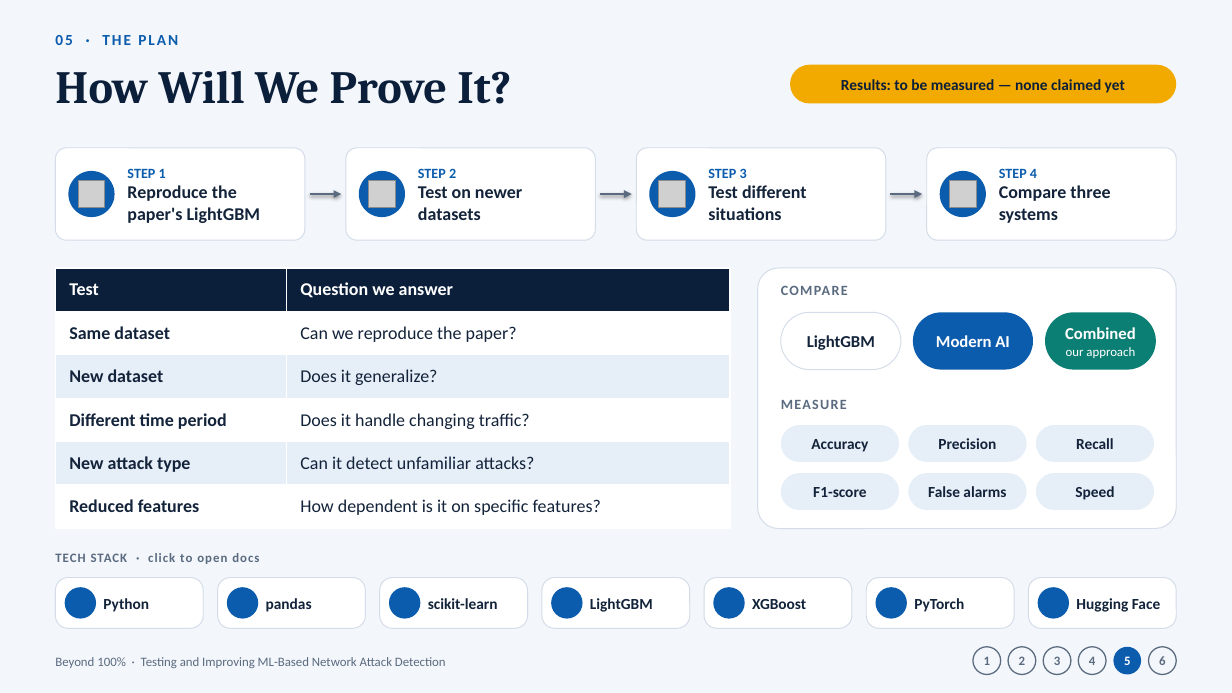
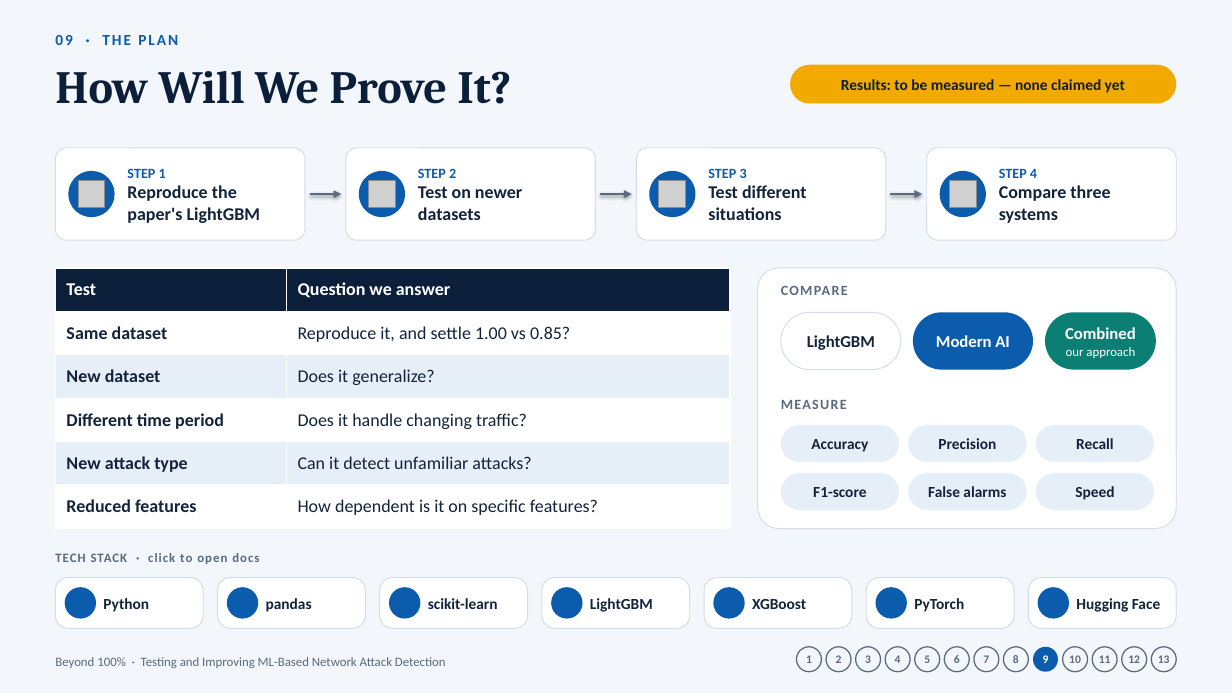
Before and after one commit to hotaro6754/hotaro6754, a slide deck: slide 9 of beyond-100/Beyond_100.pptx (slide 5 before the commit). Drawn at 1232x693 pixels with LibreOffice and Linux fonts; fonts in the diff are those of the drawing; grey boxes stand for pictures; background and template pictures are left out. Boxes give left, top, right and bottom in pixels: in the first picture for what was removed or moved away, otherwise in the second. Text is boxed around its words. In the diff, an @@ line names an element or a change of style, - is before the commit and + after.

```diff
--- a/beyond-100/Beyond_100.pptx
+++ b/beyond-100/Beyond_100.pptx
@@ text at (55, 35, 178, 45): text changed @@
-05 · THE PLAN
+09 · THE PLAN
@@ table at (55, 268, 730, 529) @@
-row 2, column 2: Can we reproduce the paper?
+row 2, column 2: Reproduce it, and settle 1.00 vs 0.85?
@@ ellipse "1": place and size @@
-ellipse "1" at (973, 647, 1001, 675)
+ellipse "1" at (797, 647, 822, 672)
@@ ellipse "2": place and size @@
-ellipse "2" at (1008, 647, 1036, 675)
+ellipse "2" at (826, 647, 851, 672)
@@ ellipse "3": place and size @@
-ellipse "3" at (1043, 647, 1071, 675)
+ellipse "3" at (856, 647, 881, 672)
@@ ellipse "4": place and size @@
-ellipse "4" at (1079, 647, 1106, 675)
+ellipse "4" at (885, 647, 910, 672)
@@ ellipse "5": place and size @@
-ellipse "5" at (1114, 647, 1141, 675)
+ellipse "5" at (915, 647, 940, 672)
@@ ellipse "5" at (915, 647, 940, 672): size 10 to 9 pt, text colour #FFFFFF to #5A6B80; fill #0B5CAD to none; outline none to #5A6B80 1 pt @@
@@ size 10 to 9 pt in 5 elements at (797, 647, 822, 672), (826, 647, 851, 672), (856, 647, 881, 672), (885, 647, 910, 672), (945, 647, 970, 672) @@
@@ ellipse "6": place and size @@
-ellipse "6" at (1149, 647, 1177, 675)
+ellipse "6" at (945, 647, 970, 672)
@@ ellipse added at (974, 647, 999, 672), outline #5A6B80 1 pt, 9 pt, text #5A6B80, bold @@
+7
@@ ellipse added at (1004, 647, 1029, 672), outline #5A6B80 1 pt, 9 pt, text #5A6B80, bold @@
+8
@@ ellipse added at (1033, 647, 1058, 672), fill #0B5CAD, 9 pt, text #FFFFFF, bold @@
+9
@@ ellipse added at (1063, 647, 1088, 672), outline #5A6B80 1 pt, 9 pt, text #5A6B80, bold @@
+10
@@ ellipse added at (1092, 647, 1117, 672), outline #5A6B80 1 pt, 9 pt, text #5A6B80, bold @@
+11
@@ ellipse added at (1122, 647, 1147, 672), outline #5A6B80 1 pt, 9 pt, text #5A6B80, bold @@
+12
@@ ellipse added at (1152, 647, 1177, 672), outline #5A6B80 1 pt, 9 pt, text #5A6B80, bold @@
+13
```
Also in this commit, not shown: 3 other slides changed, 9 slides added, 2 slides removed, 1 other file.
